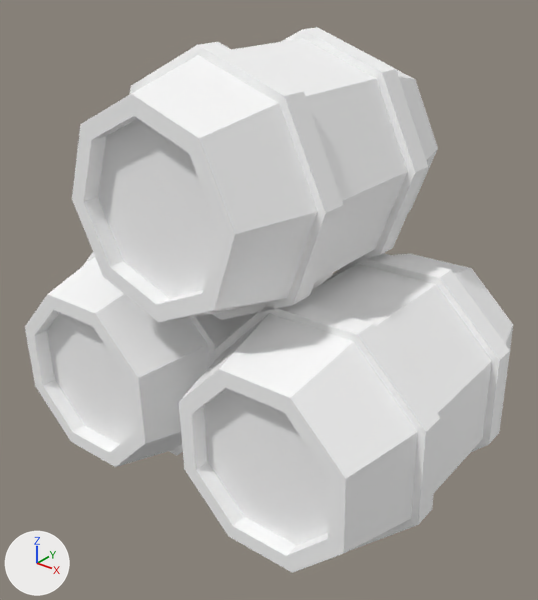
Renders of the glTF model assets/synty/simple_fantasy_interiors/models/SM_Prop_Barrel_02.glb from each side of a commit.
Camera for both pictures: a 50 mm lens placed at (0.0238, -0.0297, 0.0284), pointed at (0.0005, -0.0006, 0.0104). Arrows for +X, +Y and +Z are at lower left; the lights stay in place.

Objects in the first picture: 'SM_Prop_Barrel_02'.
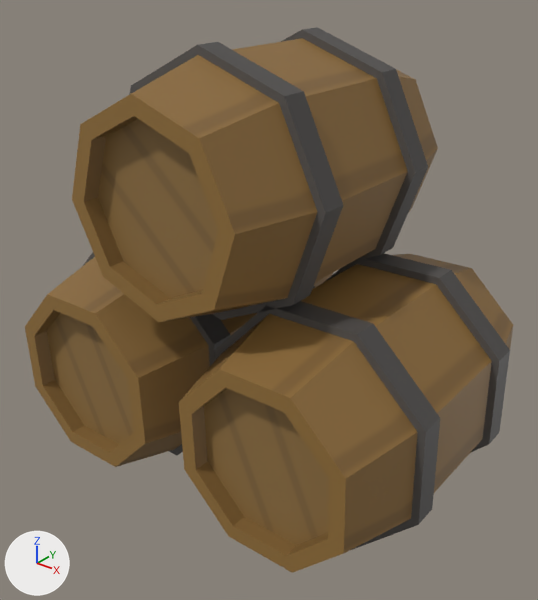
What differs and where, as boxes (x1, y1, x2, y2) in the pictures (538 x 600 px):
'SM_Prop_Barrel_02', surface changed (white to brown)
    both: (25, 27, 513, 573)

The change, as a diff of the scene's bpy script:
```diff
--- a/assets/synty/simple_fantasy_interiors/models/SM_Prop_Barrel_02.glb.py
+++ b/assets/synty/simple_fantasy_interiors/models/SM_Prop_Barrel_02.glb.py
@@ img_simplefantasyinteriorstexture @@
+img_simplefantasyinteriorstexture = load_image('SimpleFantasyInteriorsTexture', '_unpacked/SimpleFantasyInteriorsTexture', 1024, 1024, 'sRGB')
@@ mat_lambert1 @@
 mat_lambert1 = principled_material('lambert1')
-mat_lambert1.base_color = (1.0, 1.0, 1.0)  # white #ffffff
+mat_lambert1.texture = img_simplefantasyinteriorstexture
 mat_lambert1.roughness = 0.553
```
